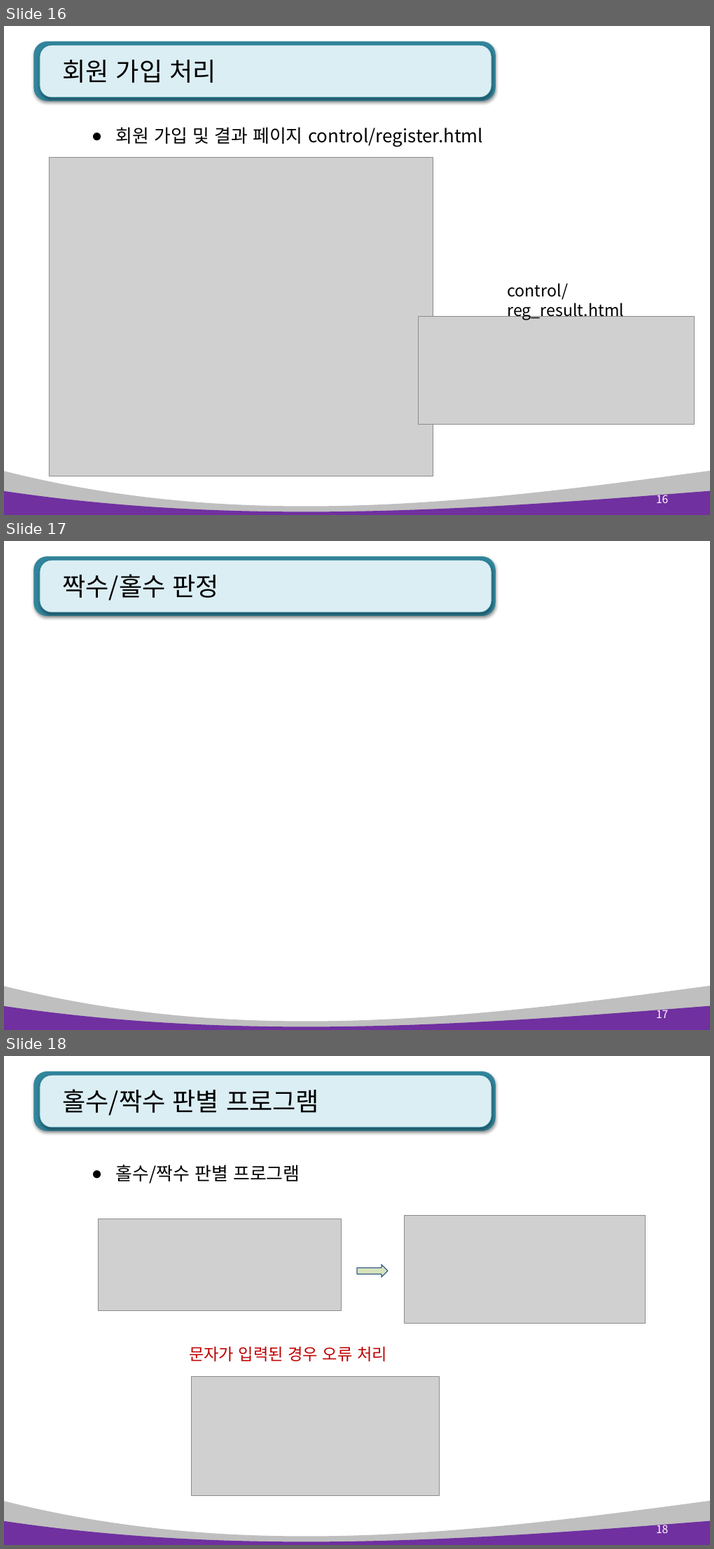
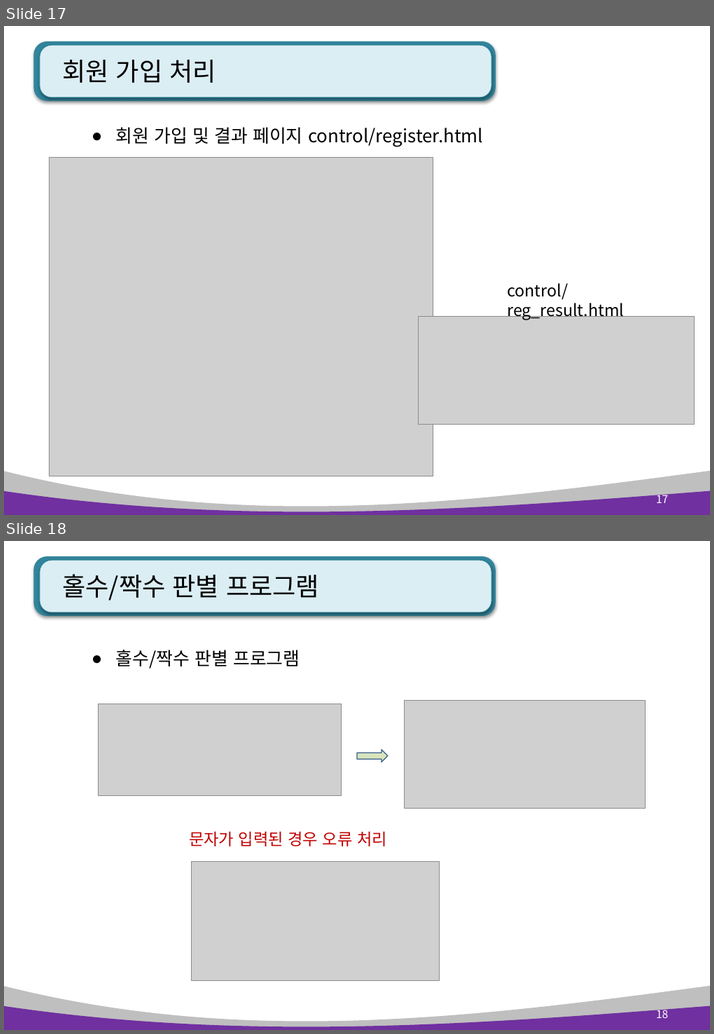
Before and after one commit to pshho/ngreen_project, a slide deck: pyWorks/자료/django_ppt/polls_ppt/polls 4장. static 및 view 제어함수2.pptx. Shown one above the other, each under a label of ours: slides 16, 17 and 18 before the commit, slides 17 and 18 after it. The pictures are 714x1549 and 714x1034 pixels, drawn with LibreOffice and Linux fonts; fonts in the diff are those of the drawing; grey boxes stand for pictures. Boxes give left, top, right and bottom in pixels: in the first picture for what was removed or moved away, otherwise in the second. Text is boxed around its words. In the diff, an @@ line names an element or a change of style, - is before the commit and + after.

```diff
--- a/pyWorks/자료/django_ppt/polls_ppt/polls 4장. static 및 view 제어함수2.pptx
+++ b/pyWorks/자료/django_ppt/polls_ppt/polls 4장. static 및 view 제어함수2.pptx
@@ slide 17 removed at box(4, 541, 710, 1030), background #FFFFFF; not listed: 4 template elements that a slide beside it also shows @@
@@ title removed at box(62, 574, 220, 600) @@
-짝수/홀수 판정
@@ page number removed at box(656, 1007, 668, 1018) @@
-17
@@ what was slide 16 is now slide 17 @@
@@ page number at box(656, 492, 668, 503): text changed @@
-16
+17
```
Also in this commit, not shown: 7 slides changed, 1 slide added, 22 other files.
